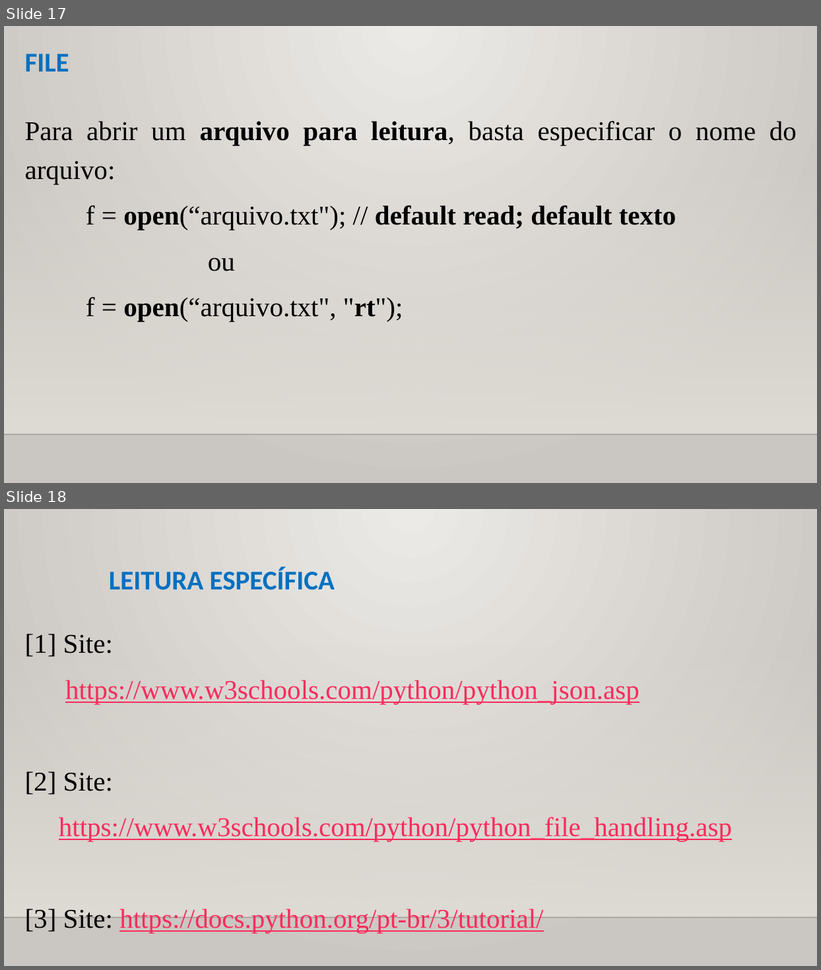
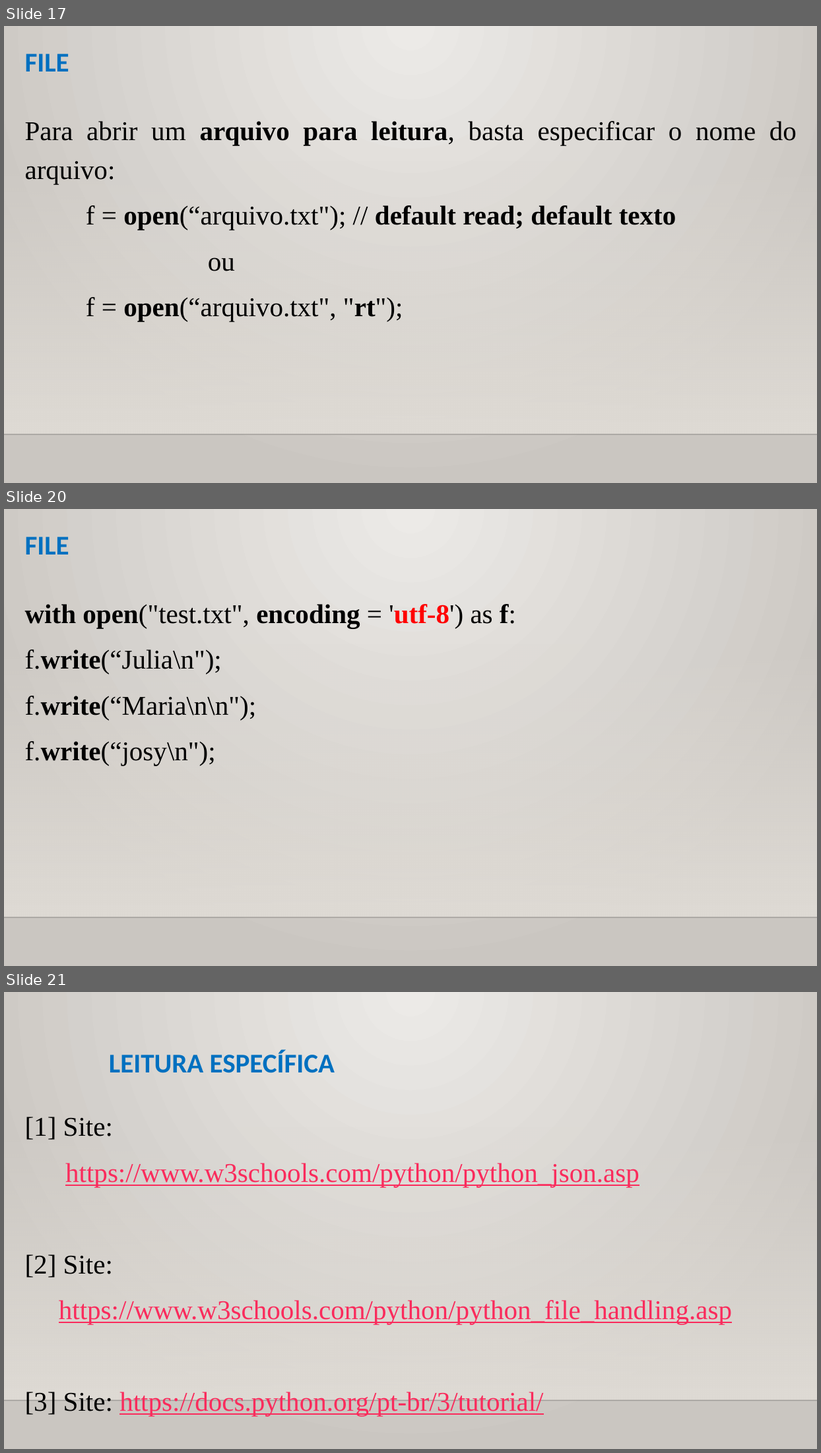
Before and after one commit to CloudEducationBrazil/WydenPythonParadigmas, a slide deck: 01 Classes/Aula 10 Programação Python - Arquivos e JSON.pptx. Shown one above the other, each under a label of ours: slides 17 and 18 before the commit, slides 17, 20 and 21 after it; the slides between them are not shown. The pictures are 821x970 and 821x1453 pixels, drawn with LibreOffice and Linux fonts; fonts in the diff are those of the drawing; background and template pictures are left out. Boxes give left, top, right and bottom in pixels: in the first picture for what was removed or moved away, otherwise in the second. Text is boxed around its words. In the diff, an @@ line names an element or a change of style, - is before the commit and + after.

```diff
--- a/01 Classes/Aula 10 Programação Python - Arquivos e JSON.pptx
+++ b/01 Classes/Aula 10 Programação Python - Arquivos e JSON.pptx
@@ slide 20 added at [4,509,817,966], background picture (left out); not listed: 2 template elements that a slide beside it also shows @@
@@ title added at [25,537,69,555], 24 pt, text #0070C0, bold @@
+FILE
@@ text added at [25,604,516,766], 24 pt, text #000000 @@
+with open("test.txt", encoding = 'utf-8') as f:
+f.write(“Julia\n");
+f.write(“Maria\n\n");
+f.write(“josy\n");
@@ what was slide 18 is now slide 21 @@
```
Also in this commit, not shown: 2 other slides added, 2 other files.
